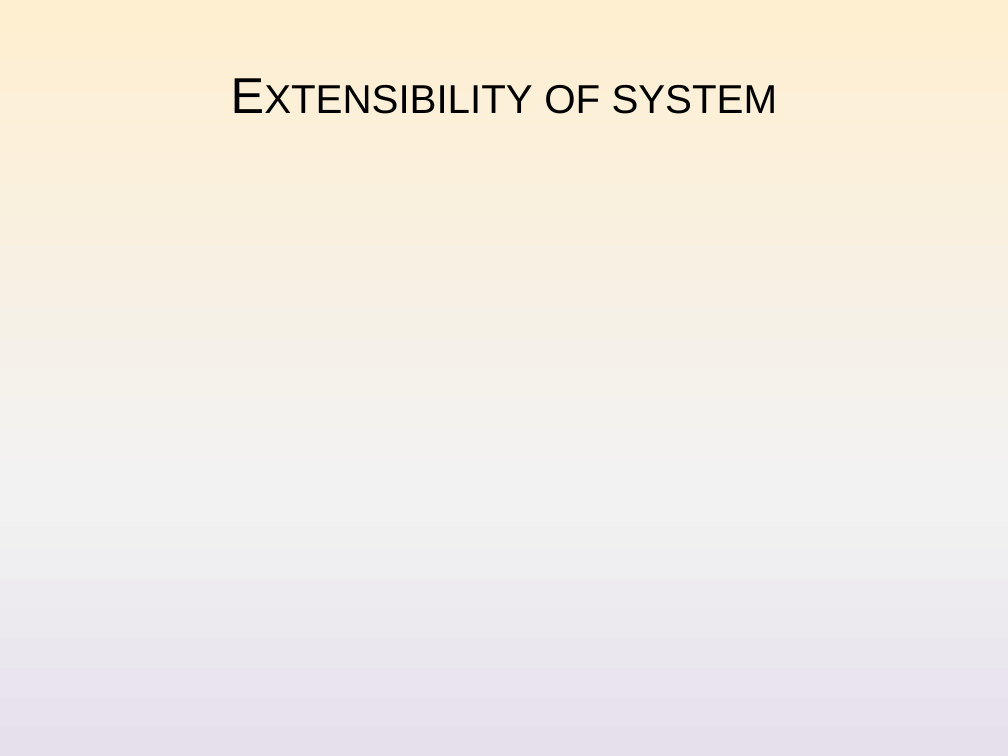
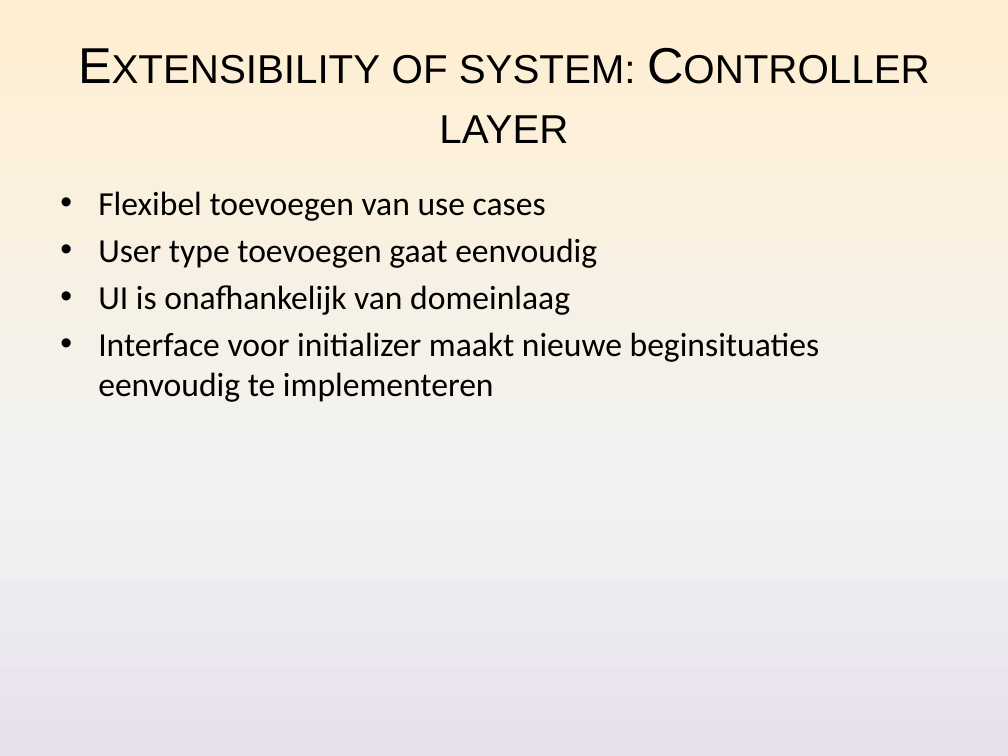
Before and after one commit to Nickelium/Software-Development, a slide deck: slide 10 of presentatie/SWOP Presentatie Inhoud.pptx (slide 4 before the commit). Drawn at 1008x756 pixels with LibreOffice and Linux fonts; fonts in the diff are those of the drawing. Boxes give left, top, right and bottom in pixels: in the first picture for what was removed or moved away, otherwise in the second. Text is boxed around its words. In the diff, an @@ line names an element or a change of style, - is before the commit and + after.

Commit message:
Tekst voor slides toegevoegd.

```diff
--- a/presentatie/SWOP Presentatie Inhoud.pptx
+++ b/presentatie/SWOP Presentatie Inhoud.pptx
@@ title at [392,55,636,143]: text changed @@
-Extensibility of system
+Extensibility of system: Controller layer
@@ text added at [98,191,820,402], 24 pt, text #000000 @@
+• Flexibel toevoegen van use cases
+• User type toevoegen gaat eenvoudig
+• UI is onafhankelijk van domeinlaag
+• Interface voor initializer maakt nieuwe beginsituaties eenvoudig te implementeren
```
Also in this commit, not shown: 4 other slides changed, 10 slides added, 1 slide removed, 2 other files.
